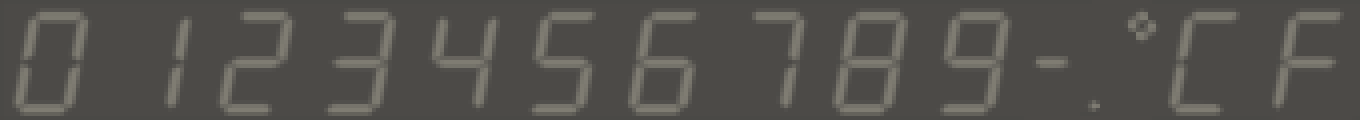
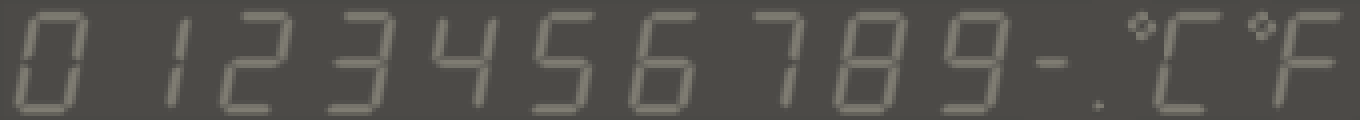
Layers edited between the first and the second (1360, 120) image:
painted on "Layer" over box(1088, 8, 1280, 116)
